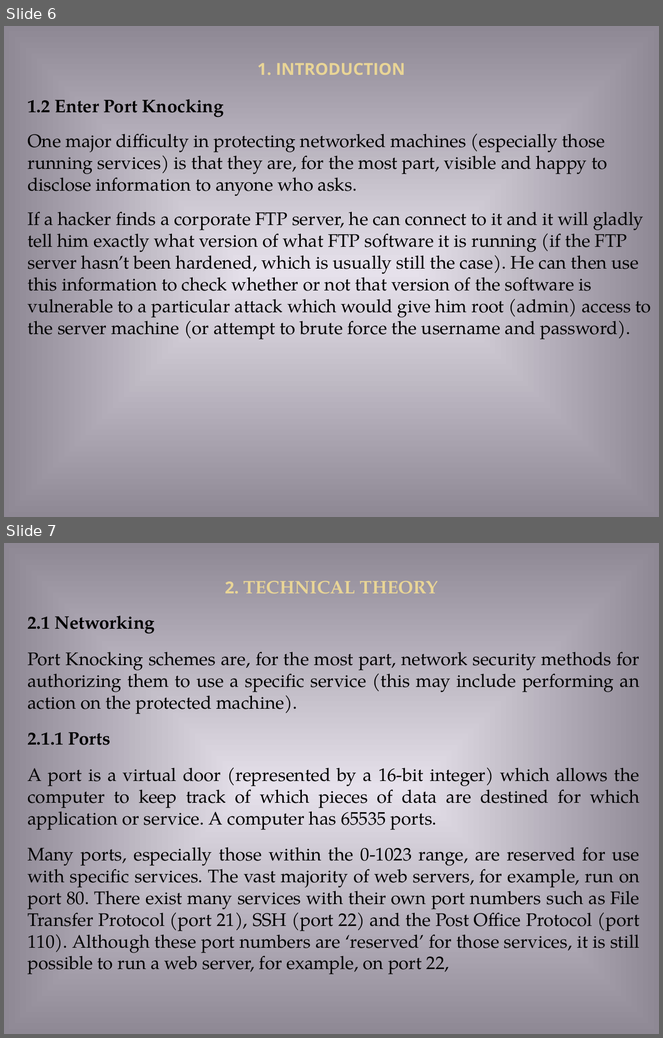
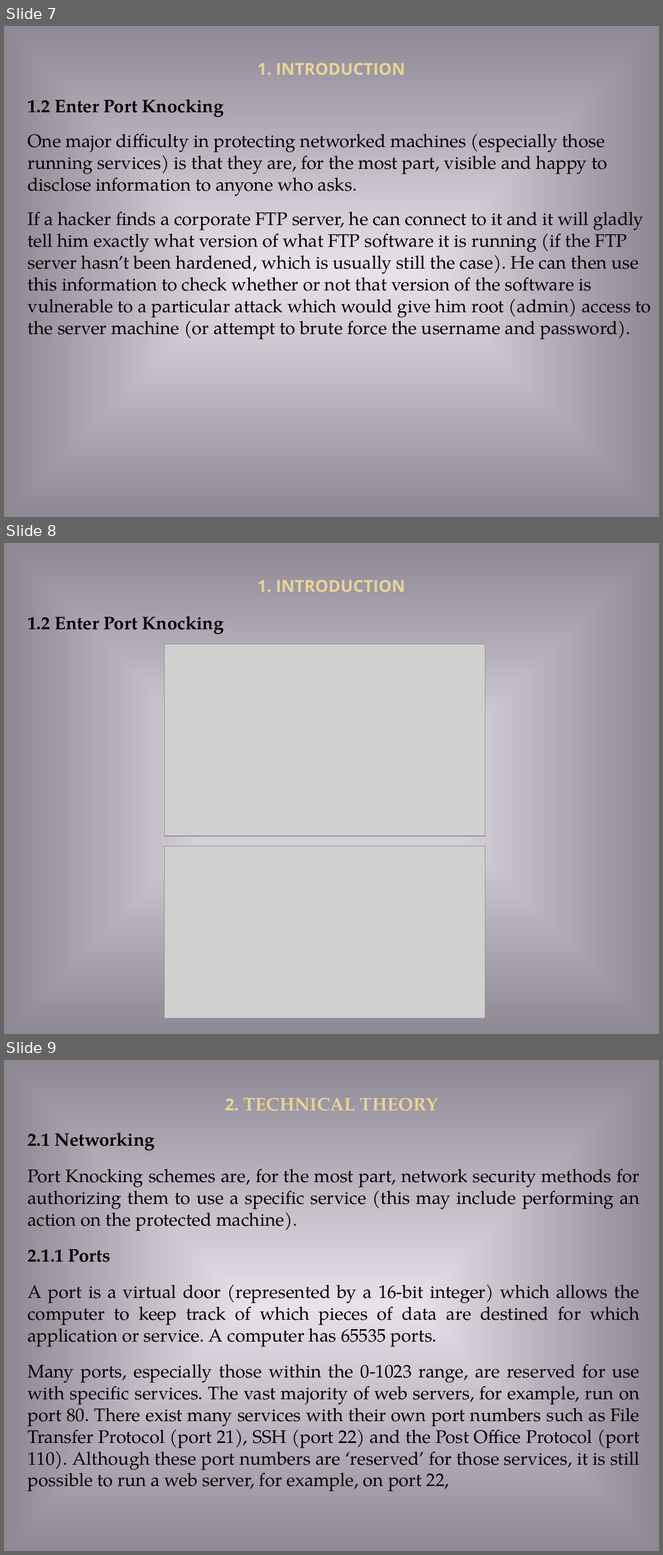
Before and after one commit to ppantelakis/uth_2018a_c_programming_wan_security, a slide deck: Presentation/WAN_SECURITY.ppt. Shown one above the other, each under a label of ours: slides 6 and 7 before the commit, slides 7, 8 and 9 after it. The pictures are 663x1038 and 663x1555 pixels, drawn with LibreOffice and Linux fonts; fonts in the diff are those of the drawing; grey boxes stand for pictures. Boxes give left, top, right and bottom in pixels: in the first picture for what was removed or moved away, otherwise in the second. Text is boxed around its words. In the diff, an @@ line names an element or a change of style, - is before the commit and + after.

Commit message:
Edit Presentation

```diff
--- a/Presentation/WAN_SECURITY.ppt
+++ b/Presentation/WAN_SECURITY.ppt
@@ slide 8 added at bbox=[4, 543, 659, 1034], background gradient #E6E1EB to #8E8894 @@
@@ text added at bbox=[257, 580, 405, 592], 20 pt, text #E9D596, bold @@
+1. INTRODUCTION
@@ text added at bbox=[28, 616, 224, 635], 22 pt, text #000000, bold @@
+1.2 Enter Port Knocking
@@ picture added at bbox=[165, 644, 486, 836] @@
@@ picture added at bbox=[165, 846, 486, 1019] @@
@@ what was slide 6 is now slide 7 @@
@@ what was slide 7 is now slide 9 @@
```
Also in this commit, not shown: 1 other slide added, 2 other files.
